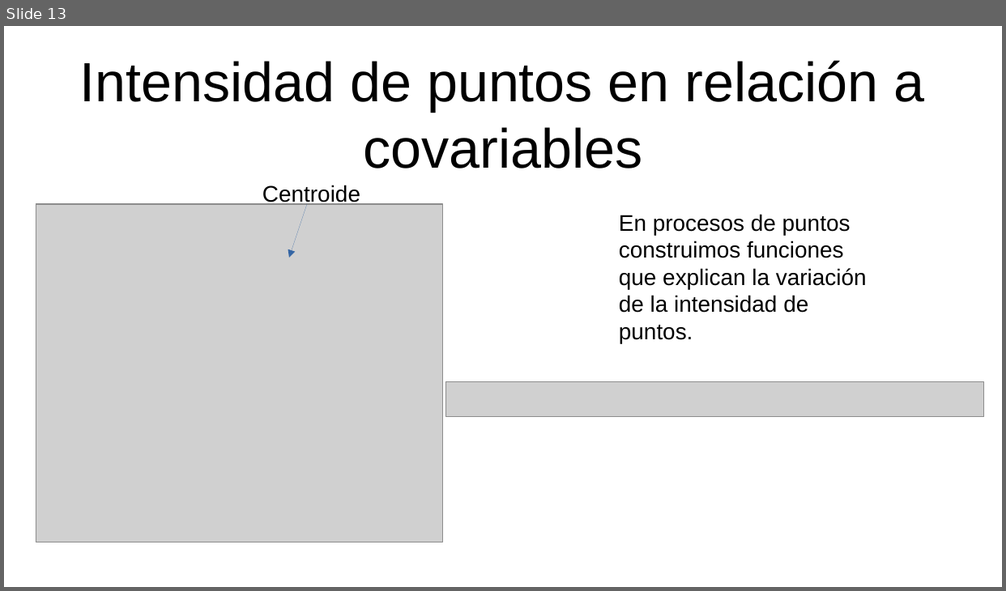
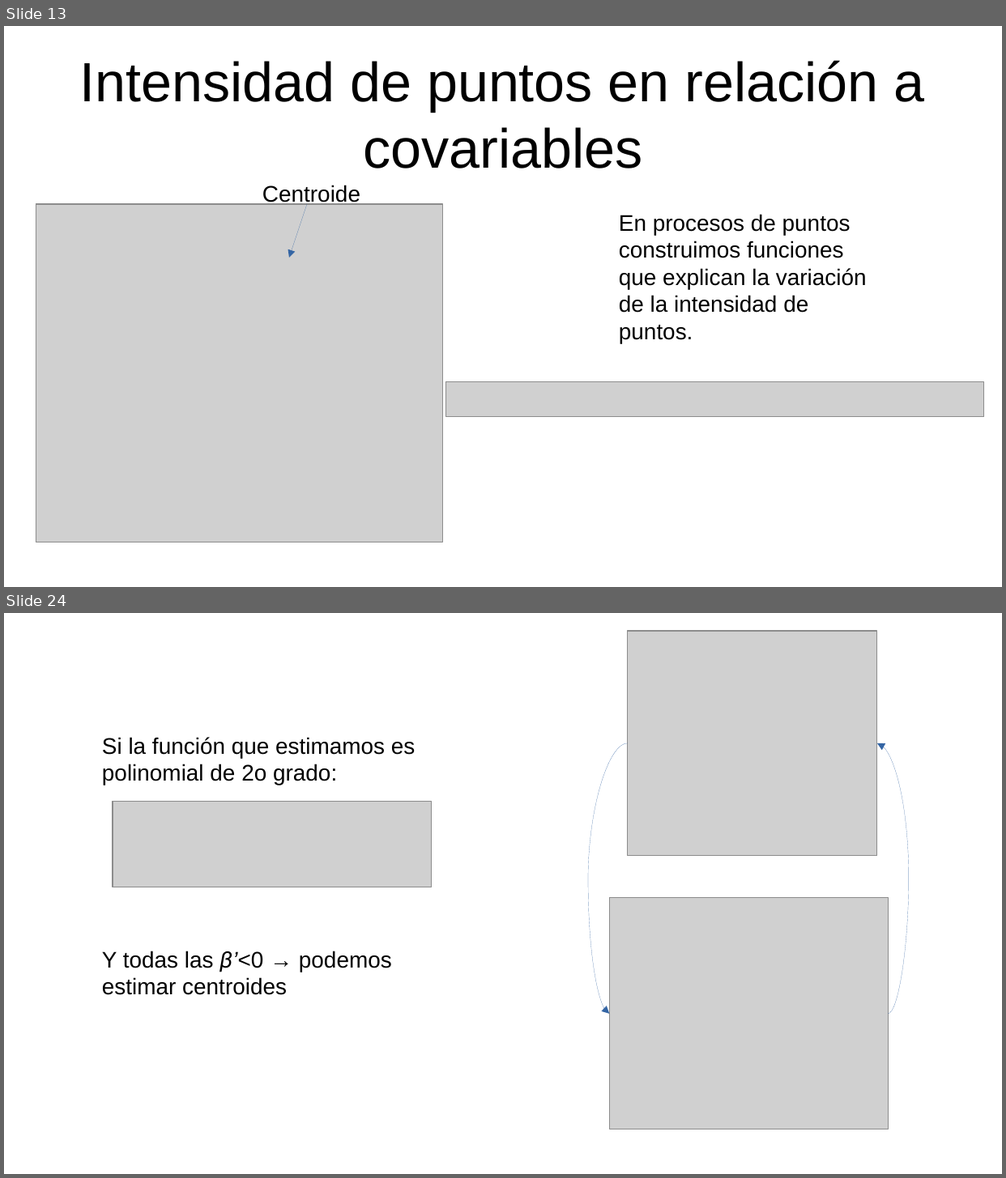
Before and after one commit to gerardommc/Ecologia-Teorica-II, a slide deck: Nicho/Caso-correlativo.odp. Shown one above the other, each under a label of ours: slide 13 before the commit, slides 13 and 24 after it; the slides between them are not shown. The pictures are 1006x591 and 1006x1178 pixels, drawn with LibreOffice and Linux fonts; fonts in the diff are those of the drawing; grey boxes stand for pictures. Boxes give left, top, right and bottom in pixels: in the first picture for what was removed or moved away, otherwise in the second. Text is boxed around its words. In the diff, an @@ line names an element or a change of style, - is before the commit and + after.

```diff
--- a/Nicho/Caso-correlativo.odp
+++ b/Nicho/Caso-correlativo.odp
@@ slide 24 added at [4, 613, 1002, 1174], background #FFFFFF @@
@@ picture added at [628, 631, 878, 857] @@
@@ text added at [102, 737, 415, 785], 18 pt, text #000000 @@
+Si la función que estimamos es polinomial de 2o grado:
@@ curved arrow added from (628, 743) to (610, 1014), #3465A4 0 pt @@
@@ curved arrow added from (888, 1014) to (878, 743), #3465A4 0 pt @@
@@ picture added at [113, 802, 432, 888] @@
@@ picture added at [610, 898, 889, 1130] @@
@@ text added at [102, 951, 392, 995], 18 pt, text #000000 @@
+Y todas las β’<0 → podemos estimar centroides
```
Also in this commit, not shown: 2 slides changed, 11 other slides added, 8 other files.
